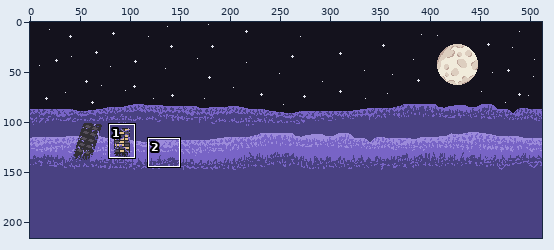
Pixel-art file, stored at assets/textures/tilemaps/garden/garden_background.aseprite. Above: a wide view before the commit, with the close-up outlined.
Close-up. First the earlier version:
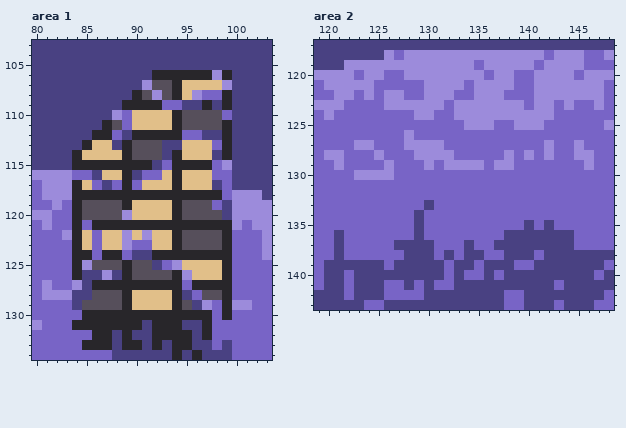
512x216 pixels, 1 frame. Colours within 5 levels of each other are drawn and written as one. Shown: area 1: x 80..103, y 103..134; area 2: x 119..148, y 117..143. The commit also changed other parts of the picture, which this record leaves out.
New version:
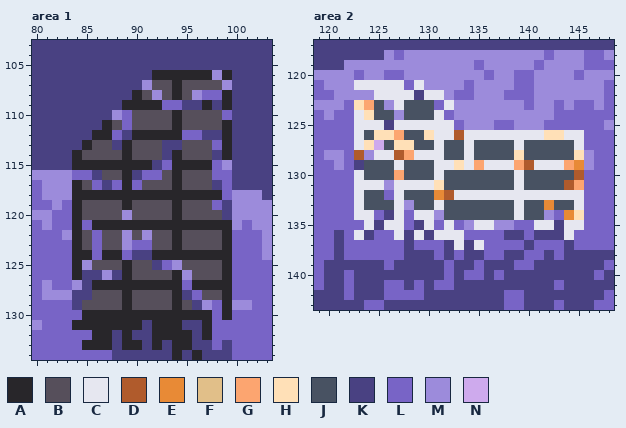
Palette (. is transparent): A #28262a  B #564f5b  C #e6e7f0  D #b05b2c  E #e88a36  F #e1bf89  G #fca570  H #ffe0b7  J #485262  K #494182  L #7864c6  M #9c8bdb  N #ceaaed
Changes in this commit:
layer "Group 1/Hill Background" added
layer "Hill Background" removed
Changed rows in their new state; - is an unchanged pixel.
Area 1, layer "Hill Foreground/Buildings":
first column x 85:
107 ----------BBBB
108 ----------B---
110 -----BBBB-----
111 -----BBBB-----
113 -BB-------BBB-
114 BBBB------BBB-
116 --BB----B-BBB-
117 B-----BBB-BBB-
119 -----BBBB-----
120 -----BBBB-----
122 B-BB-B-BB-----
123 B-BB---BB-----
125 ----------BBBB
126 -----------BBB
128 -----BBBB-----
129 -----BBBB-----
Area 2, layer "Hill Foreground/Buildings":
first column x 123:
121 CCCCC-C----------------
122 M-CCCCKCC--------------
123 HGJ-CJJJLC-------------
124 CHJJMJJJC--------------
125 CCCKCCCCCC-------------
126 CJHHGJJHCCDCCCCCCCCHHCC
127 CHNJHHJJCJJCJJJJCJJJJJC
128 DMCCDGCCCJJCJJJJHJJJJJH
129 KJJJCJJJCCHCGCCCGDCCCGE
130 CJJJGJJJCJJJJJJJCJJJJJD
131 CCCMCCCCHJJJJJJJCJJJJDG
132 CJJ-CJJJEDCCCCCCCCCCCCC
133 CJJJCMJJCJJJJJJJCJJEJJC
134 CC-KC-CCMJJJJJJJCJJM-EH
135 -CKCC--C-C-MCCMM-LCCKCC
136 CK--CKCKCCC------L---C-
137 ----L-LL-KC-C-LLL-LLL--
138 -----------------L--L--
Where, in picture pixels (left, top, right, bottom), the same in both close-ups:
changed: (82, 80, 222, 310)
changed: (354, 80, 584, 260)
